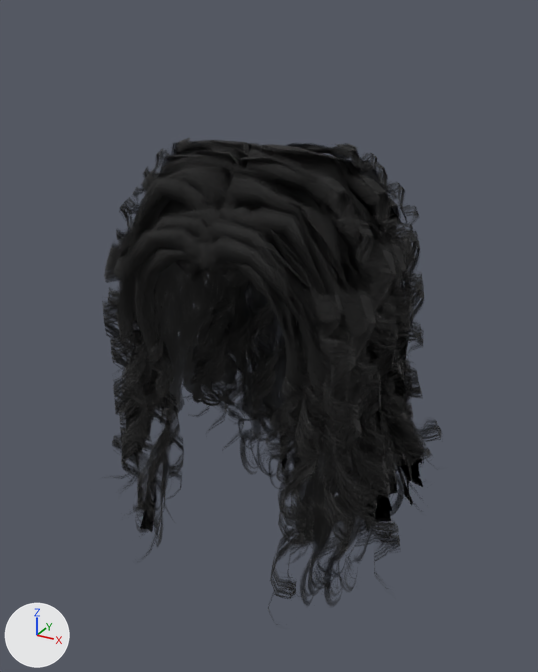
One commit to the glTF model app/assets/humans/female/punkduck_alpha7_curly.glb: the scene before it, then after it.
Both versions are drawn from a 50 mm camera at (0.294, -0.564, 1.716) aimed at (-0.007, -0.018, 1.443). Arrows for +X, +Y and +Z are at lower left; the lights stay in place. The picture after the commit comes second. Vertices at exactly the same position are counted once.

The first picture shows 'part_punkduck_alpha7_curly'.
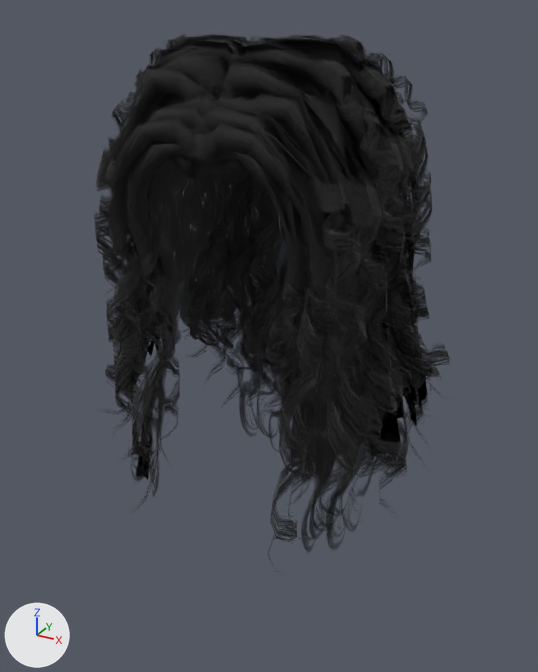
The newer file adds a shape key; the second version is drawn at full value of the shape key 'torso_long' of 'part_punkduck_alpha7_curly', and the change is written as the vertex moves it makes.

Location of each change, [x1, y1, x2, y2] in pixels of the pictures (538 x 672 px; the box of a moved part takes in the faces that stretch with it):
'part_punkduck_alpha7_curly', reshaped (10% taller)
    before: [102, 138, 442, 618]
    after: [94, 34, 450, 563]
part 1 of me_curly, moved or reshaped
    before: [388, 198, 424, 361]
    after: [395, 102, 432, 286]
part 2 of me_curly, moved or reshaped
    before: [345, 176, 422, 354]
    after: [351, 67, 431, 264]
part 3 of me_curly, moved or reshaped
    before: [228, 157, 396, 321]
    after: [226, 43, 404, 217]
part 4 of me_curly, moved or reshaped
    before: [195, 260, 308, 461]
    after: [190, 150, 310, 379]
part 5 of me_curly, moved or reshaped (mostly hidden)
    before: [363, 204, 414, 458]
    after: [368, 99, 421, 377]
part 6 of me_curly, moved or reshaped (mostly hidden)
    before: [184, 320, 194, 353]
    after: [182, 254, 191, 280]
part 7 of me_curly, moved or reshaped
    before: [140, 248, 228, 432]
    after: [130, 142, 225, 350]
part 8 of me_curly, moved or reshaped
    before: [116, 150, 243, 242]
    after: [108, 40, 236, 148]
part 9 of me_curly, moved or reshaped (not visible afterwards)
    before: [248, 144, 269, 157]
part 10 of me_curly, moved or reshaped
    before: [133, 138, 249, 209]
    after: [125, 34, 245, 118]
part 11 of me_curly, moved or reshaped
    before: [268, 143, 419, 225]
    after: [273, 35, 427, 122]
part 12 of me_curly, moved or reshaped
    before: [319, 143, 397, 212]
    after: [351, 49, 404, 105]
part 13 of me_curly, moved or reshaped
    before: [102, 140, 442, 606]
    after: [94, 35, 450, 563]

What changed in the scene script:
```text
Change me_curly:
    used by ob_part_punkduck_alpha7_curly; location = (0.0, 0.0, 0.0)
    remove me_curly.from_pydata(...)  # 6068 vertices, 11304 faces; spans x -0.162..0.161, y -0.152..0.126, z 1.186..1.624
    add me_curly.from_pydata(...)  # 6068 vertices, 11304 faces; spans x -0.162..0.162, y -0.152..0.126, z 1.234..1.702
    me_curly part 1: the loose piece of 90 vertices spanning x 0.003..0.128, y 0.003..0.039, z 1.413..1.586 is moved by (0.0, 0.0, 0.078)
    me_curly part 2: the loose piece of 90 vertices spanning x -0.013..0.14, y -0.045..-0.002, z 1.443..1.616 is moved by (0.0, 0.0, 0.078)
    me_curly part 3: the loose piece of 90 vertices spanning x -0.011..0.134, y -0.093..-0.062, z 1.483..1.617 is moved by (0.0, 0.0, 0.078)
    me_curly part 4: the loose piece of 90 vertices spanning x -0.022..0.078, y -0.133..-0.1, z 1.371..1.558 is moved by (0.0, 0.0, 0.078)
    me_curly part 5: the loose piece of 90 vertices spanning x 0.016..0.142, y -0.031..0.004, z 1.338..1.601 is multiplied about its middle by the matrix ((1.0, 0.0, 0.0), (0.0, 1.0, 0.0), (0.003, 0.003, 1.004)), then moved by (0.0, 0.0, 0.078)
    me_curly part 6: the loose piece of 90 vertices spanning x -0.145..-0.019, y -0.031..0.004, z 1.338..1.599 is multiplied about its middle by the matrix ((1.0, 0.0, 0.0), (0.0, 1.0, 0.0), (-0.003, 0.003, 1.004)), then moved by (0.0, 0.0, 0.078)
    me_curly part 7: the loose piece of 90 vertices spanning x -0.078..0.022, y -0.133..-0.1, z 1.371..1.558 is moved by (0.0, 0.0, 0.078)
    me_curly part 8: the loose piece of 90 vertices spanning x -0.137..0.007, y -0.092..-0.062, z 1.479..1.617 is moved by (0.0, 0.0, 0.078)
    me_curly part 9: the loose piece of 90 vertices spanning x -0.145..0.013, y -0.046..-0.011, z 1.416..1.616 is moved by (0.0, 0.0, 0.078)
    me_curly part 10: the loose piece of 90 vertices spanning x -0.133..0.003, y -0.071..-0.047, z 1.546..1.624 is moved by (0.0, 0.0, 0.078)
    me_curly part 11: the loose piece of 90 vertices spanning x 0.001..0.132, y -0.047..-0.002, z 1.545..1.624 is moved by (0.0, 0.0, 0.078)
    me_curly part 12: the loose piece of 90 vertices spanning x 0.0..0.1, y -0.013..0.04, z 1.549..1.617 is moved by (0.0, 0.0, 0.078)
    me_curly part 13: 4448 of 6068 vertices moved; they spanned x -0.162..0.161, y -0.152..0.126, z 1.186..1.62 and now span x -0.162..0.162, y -0.152..0.126, z 1.234..1.698; mean shift (0.0, 0.0, 0.075); largest move (0.105, 0.014, 1.391) -> (0.105, 0.014, 1.47)
    other edits to the shape of me_curly do not show in these pictures
```
